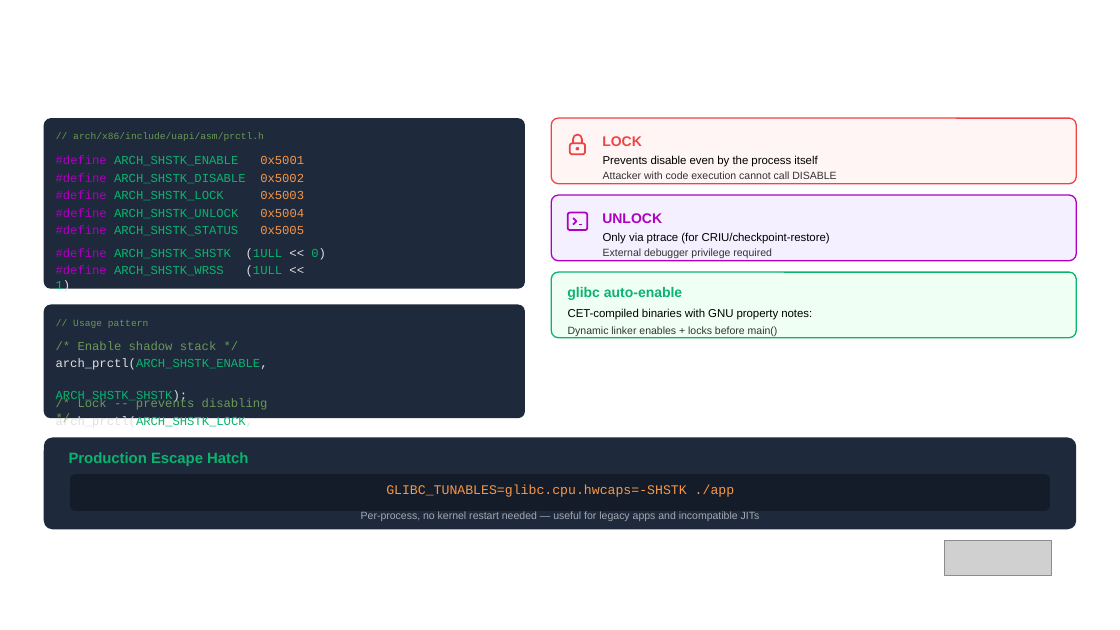
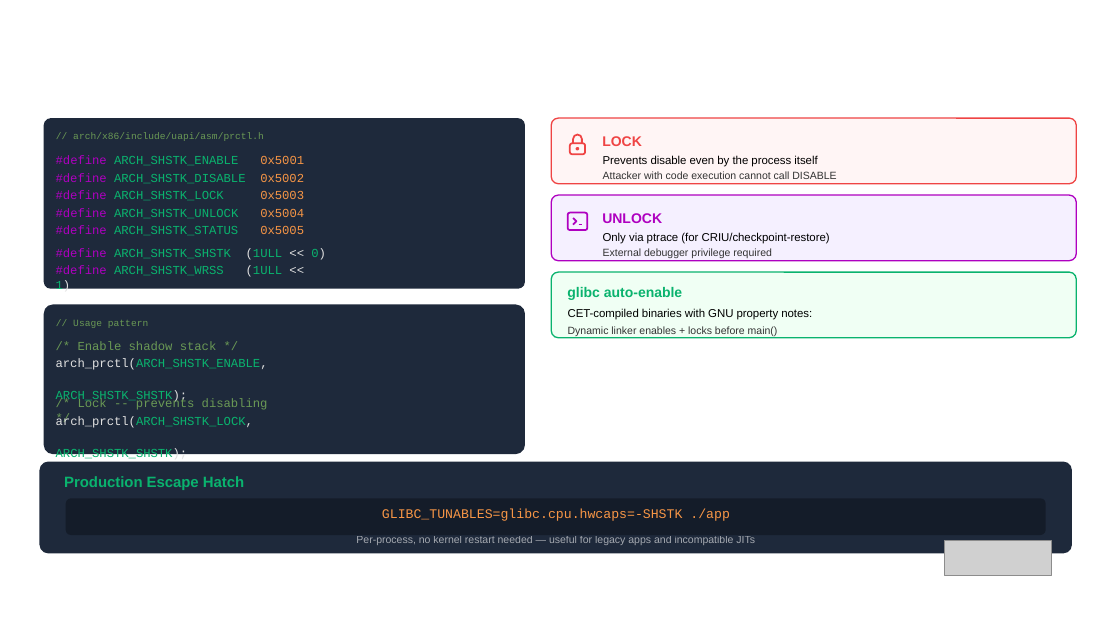
Before and after one commit to init-jt/cet-linux-summit-na26, a slide deck: slide 16 of slides/Intel_CET_Linux_Summit_NA_2026.pptx. Drawn at 1120x630 pixels with LibreOffice and Linux fonts; fonts in the diff are those of the drawing; grey boxes stand for pictures; background and template pictures are left out. Boxes give left, top, right and bottom in pixels: in the first picture for what was removed or moved away, otherwise in the second. Text is boxed around its words. In the diff, an @@ line names an element or a change of style, - is before the commit and + after.

```diff
--- a/slides/Intel_CET_Linux_Summit_NA_2026.pptx
+++ b/slides/Intel_CET_Linux_Summit_NA_2026.pptx
@@ rounded rectangle: place and size @@
-rounded rectangle at box(44, 304, 525, 418)
+rounded rectangle at box(44, 304, 525, 454)
@@ 3 texts, 2 rounded rectangles: place and size @@
-3 texts, 2 rounded rectangles at box(44, 438, 1076, 529)
+3 texts, 2 rounded rectangles at box(39, 461, 1072, 553)
```
Also in this commit, not shown: 3 other slides changed.
